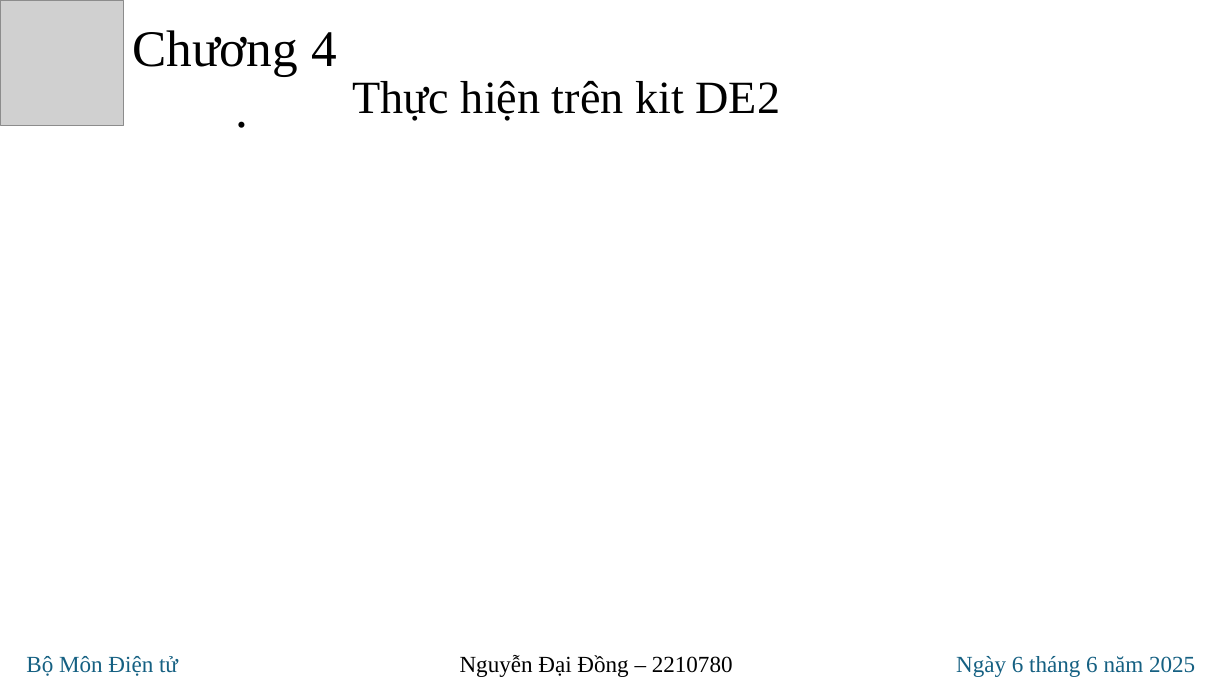
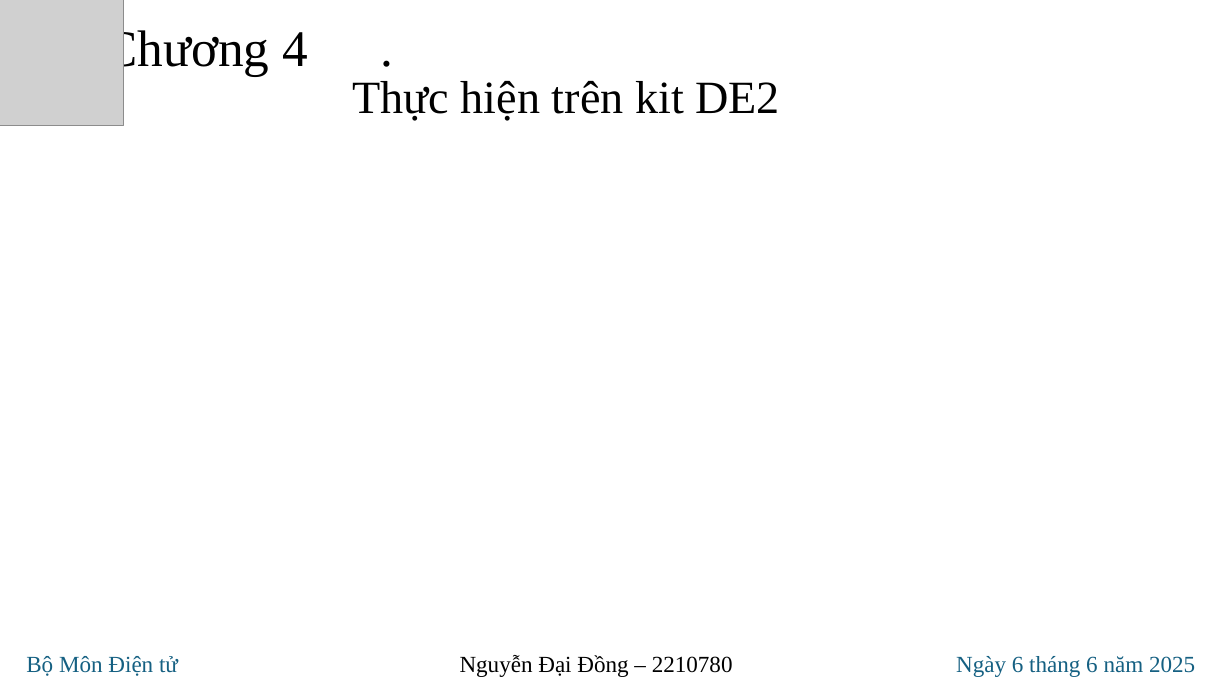
Before and after one commit to Noname-29-lnin/Viterbi_decoder, a slide deck: slide 6 of 20_doc/ppt/NguyenDaiDong-2210780.pptx (slide 5 before the commit). Drawn at 1232x693 pixels with LibreOffice and Linux fonts; fonts in the diff are those of the drawing; grey boxes stand for pictures. Boxes give left, top, right and bottom in pixels: in the first picture for what was removed or moved away, otherwise in the second. Text is boxed around its words. In the diff, an @@ line names an element or a change of style, - is before the commit and + after.

```diff
--- a/20_doc/ppt/NguyenDaiDong-2210780.pptx
+++ b/20_doc/ppt/NguyenDaiDong-2210780.pptx
@@ text "Chương 4 ." rewrapped from box(132, 30, 337, 77) to box(104, 26, 308, 77) @@
```
Also in this commit, not shown: 4 other slides changed, 1 slide added, 3 other files.
